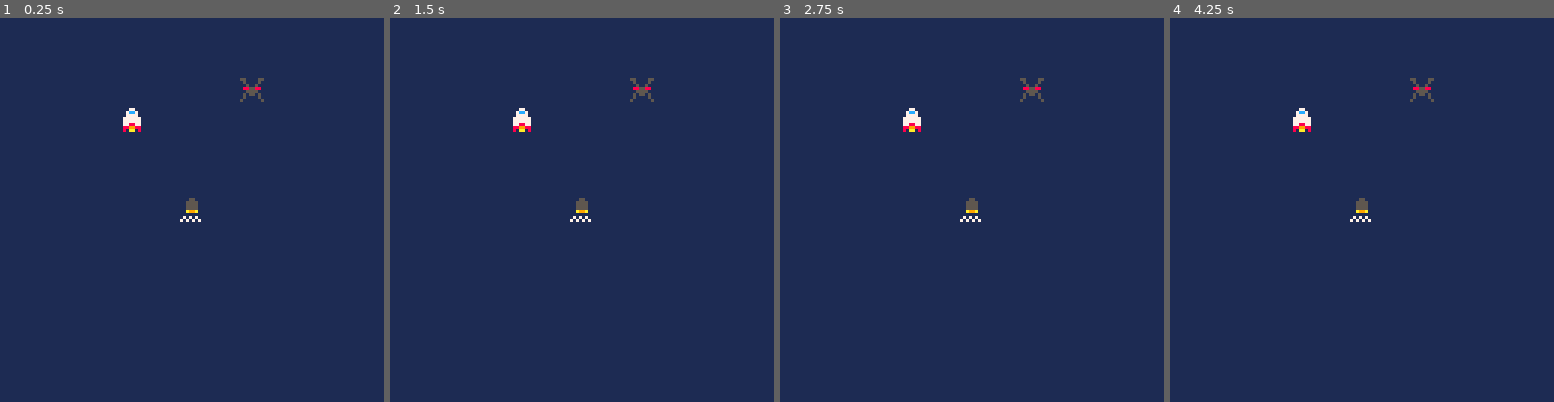
Above: before the commit, frames 1-4 (left to right).
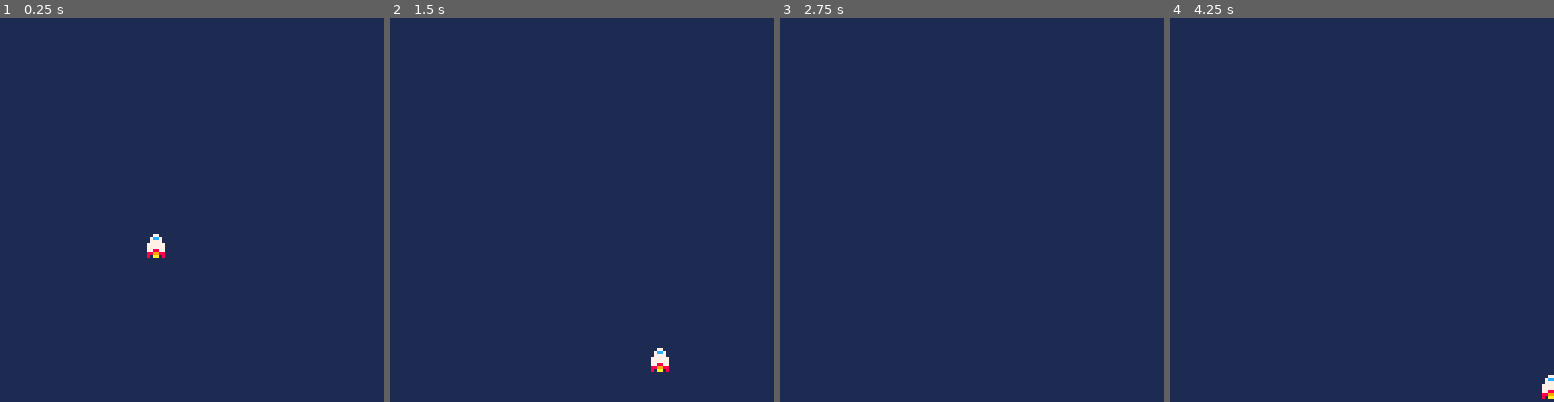
Above: after the commit, the same moments.

Repository: misakj/Game-Stuff
Game: PICO-8 cartridge Pico/Shmup/shmup3.p8
Same seed, same stepped clock (60 frames per second), same inputs: the game is played once before the commit and once after it.
Inputs:
- Up to frame 1 (0.25 s): no input
- Up to frame 2 (1.5 s): no input
- Up to frame 3 (2.75 s): hold Left 1.97-2.37 s; hold Down from 2.42 s (still down)
- Up to frame 4 (4.25 s): release Down at 2.82 s; hold Right 2.87-3.53 s; hold Up 3.58-4.08 s; hold Right from 4.13 s (still down)

The runs differ from the first frame. In frame 1, 0.8% of the frame differs, in the area x 32-69%, y 15-63%; in frame 2, 0.8%; in frame 3, 0.5%; in frame 4, 0.7%.

Commit message:
exercise 3 with challenge material - move y axis - waiting screen - infinite scrol

Diff:
--- a/Pico/Shmup/shmup3.p8
+++ b/Pico/Shmup/shmup3.p8
@@ -5,23 +5,72 @@
 -- init() calls once at start --
 function _init()
 	cls(1)
+	x=40
+	y=64
 
-end
--- draw() draws frame on screen --
-function _draw()
-	-- clears screen each frame --
-	cls(1)
-	-- shmup spaceship sprite --
-	spr(1,40,30)
-	-- shmup enemy sprite --
-	spr(2,80,20)
-	-- bullet sprite --
-	spr(3,60,60)
+	speed=1
+
 end
 -- update() makes changes on screen --
 function _update()
 
+	-- controls --
+
+	--speed=0
+	if btn(0) then
+		speed=-2
+		x=x+speed
+	end
+
+	if btn(1) then
+		speed=2
+		x=x+speed
+	end
+
+	if btn(2) then
+		speed=-2
+		y=y+speed
+	end
+
+	if btn(3) then
+		speed=2
+		y=y+speed
+	end
+
+ -- moving the ship --
+
+
+	-- checking for edge of screen --
+	x=x+speed
+	y=y+speed
+		if x>120 then
+	  --x=120
+			speed=-1
+		end
+
+	 if x<0 then
+	 	--x=0
+	 	speed=1
+	 end
+
+	 if y>120 then
+	 	--y=120
+	 	speed=-1
+	 end
+
+	 if y<0 then
+	 	--y=0
+	 	speed=1
+	 end
+	end
+-- draw() draws frame on screen --
+function _draw()
+	cls(1)
+ spr(1,x,y)
+	--spr(2,x,y)--
+
 end
+
 __gfx__
 00000000000770005500005500055000000000000000000000000000000000000000000000000000000000000000000000000000000000000000000000000000
 00000000007cc7000500005000555500000000000000000000000000000000000000000000000000000000000000000000000000000000000000000000000000
